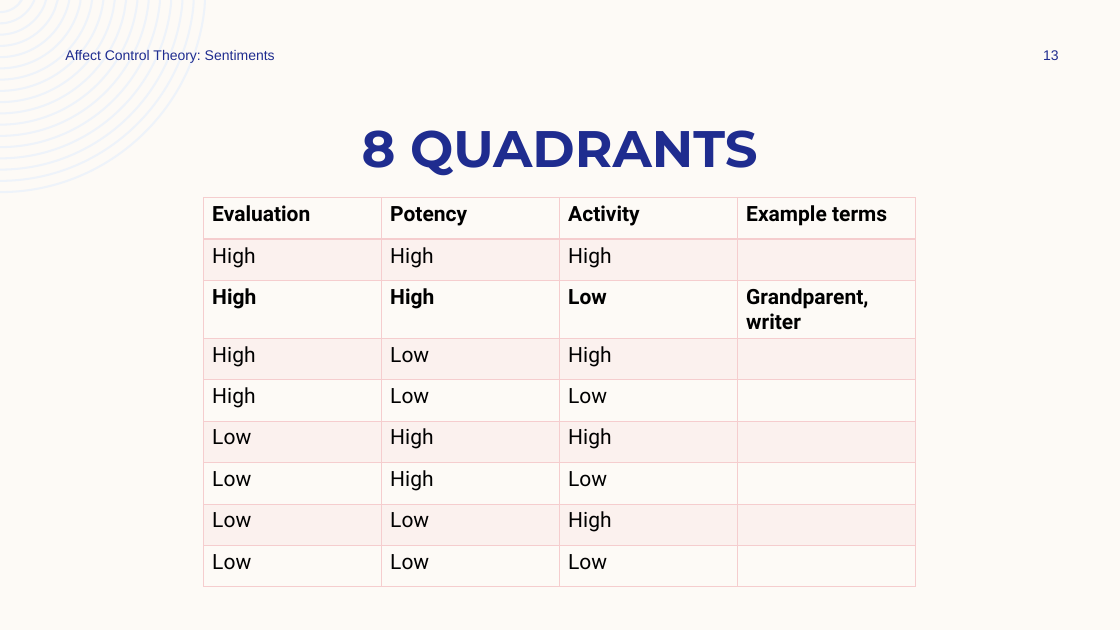
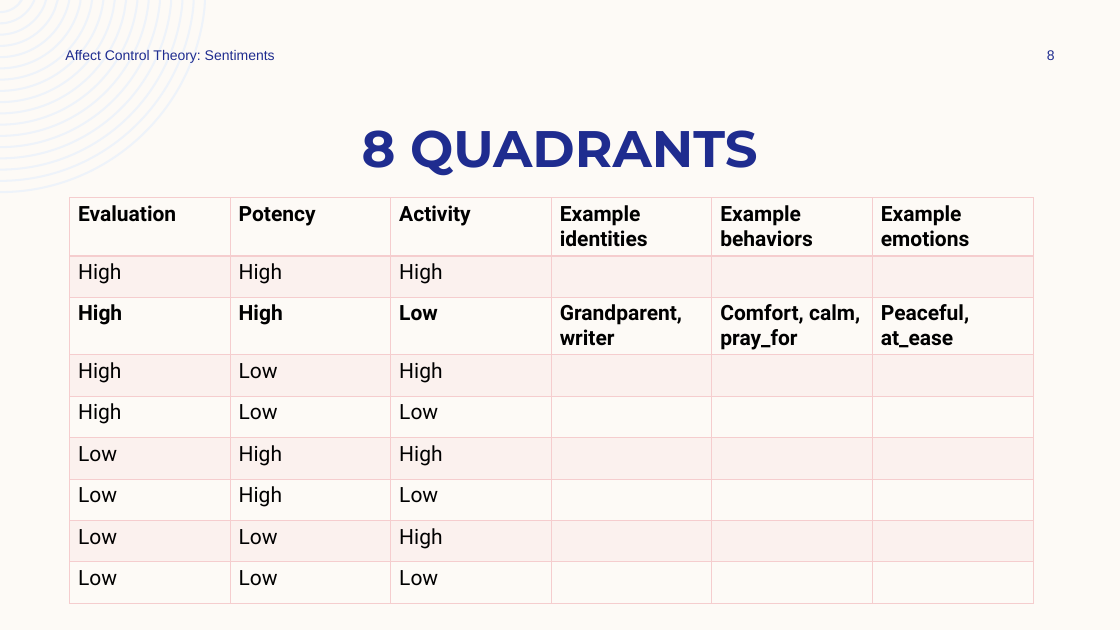
Before and after one commit to ekmaloney/soc490s, a slide deck: slide 8 of slides/jan_26.pptx (slide 13 before the commit). Drawn at 1120x630 pixels with LibreOffice and Linux fonts; fonts in the diff are those of the drawing. Boxes give left, top, right and bottom in pixels: in the first picture for what was removed or moved away, otherwise in the second. Text is boxed around its words. In the diff, an @@ line names an element or a change of style, - is before the commit and + after.

```diff
--- a/slides/jan_26.pptx
+++ b/slides/jan_26.pptx
@@ page number at [1047,50,1055,60]: text changed @@
-13
+8
@@ table at [70,198,1033,606] @@
-column 4: Example terms |  | Grandparent, / writer |  |  |  |  |  | 
+column 4: Example identities |  | Grandparent, / writer |  |  |  |  |  | 
+column 5: Example behaviors |  | Comfort, calm, pray_for |  |  |  |  |  | 
+column 6: Example emotions |  | Peaceful, at_ease |  |  |  |  |  | 
@@ table: place and size @@
-table at [204,198,917,588]
+table at [70,198,1033,606]
```
Also in this commit, not shown: 10 other slides changed, 29 slides added, 23 slides removed, 14 other files.
